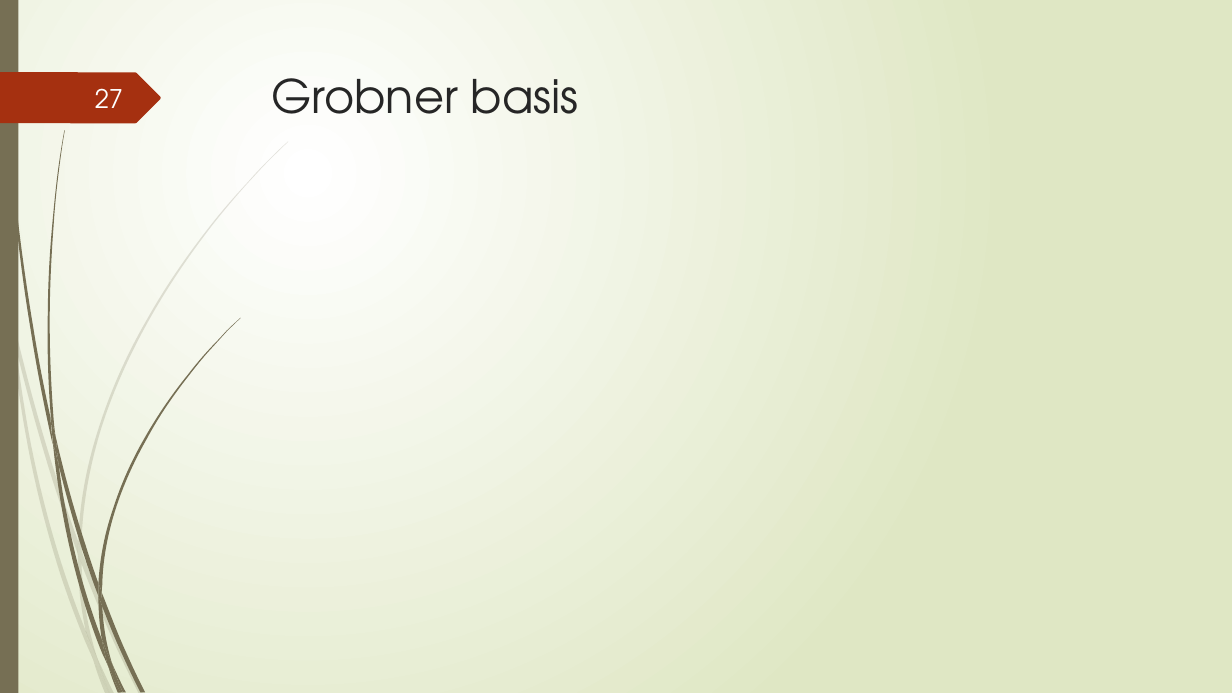
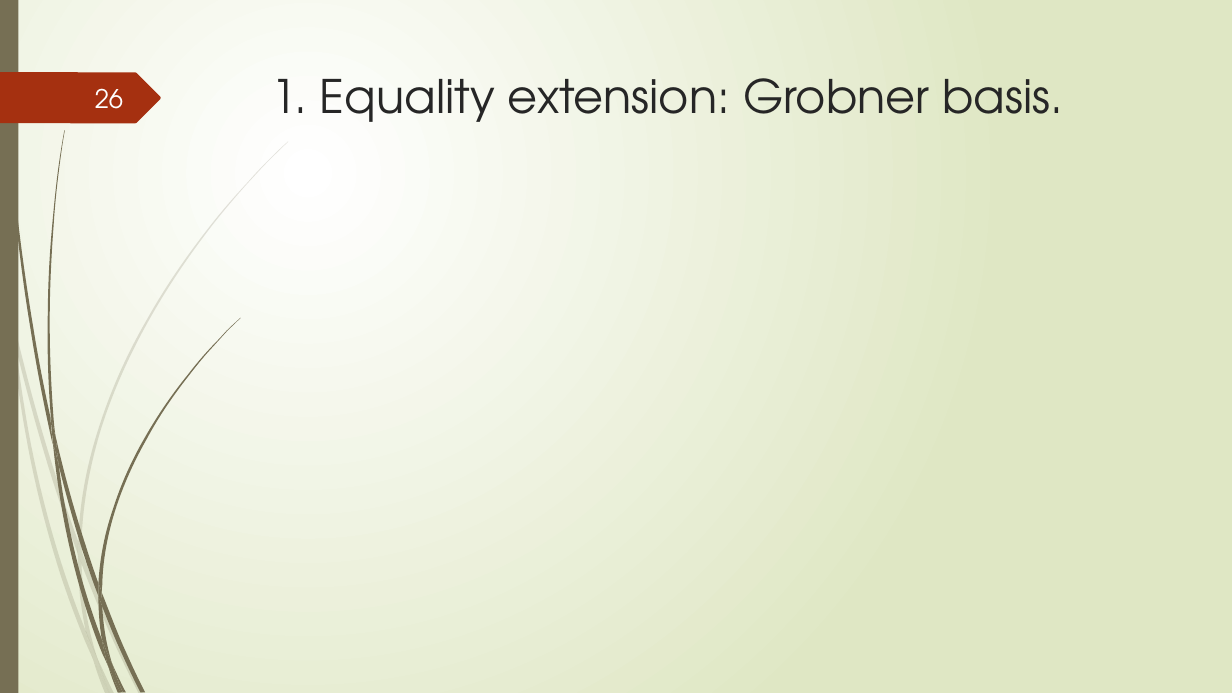
Before and after one commit to tungvx/raSAT, a slide deck: slide 26 of report/midterm.pptx (slide 27 before the commit). Drawn at 1232x693 pixels with LibreOffice and Linux fonts; fonts in the diff are those of the drawing; grey boxes stand for pictures. Boxes give left, top, right and bottom in pixels: in the first picture for what was removed or moved away, otherwise in the second. Text is boxed around its words. In the diff, an @@ line names an element or a change of style, - is before the commit and + after.

```diff
--- a/report/midterm.pptx
+++ b/report/midterm.pptx
@@ page number at (x1=95, y1=88, x2=123, y2=109): text changed @@
-27
+26
@@ title at (x1=271, y1=78, x2=1063, y2=122): text changed @@
-Grobner basis
+1. Equality extension: Grobner basis.
```
Also in this commit, not shown: 17 other slides changed, 3 slides added, 3 slides removed, 3 other files.
